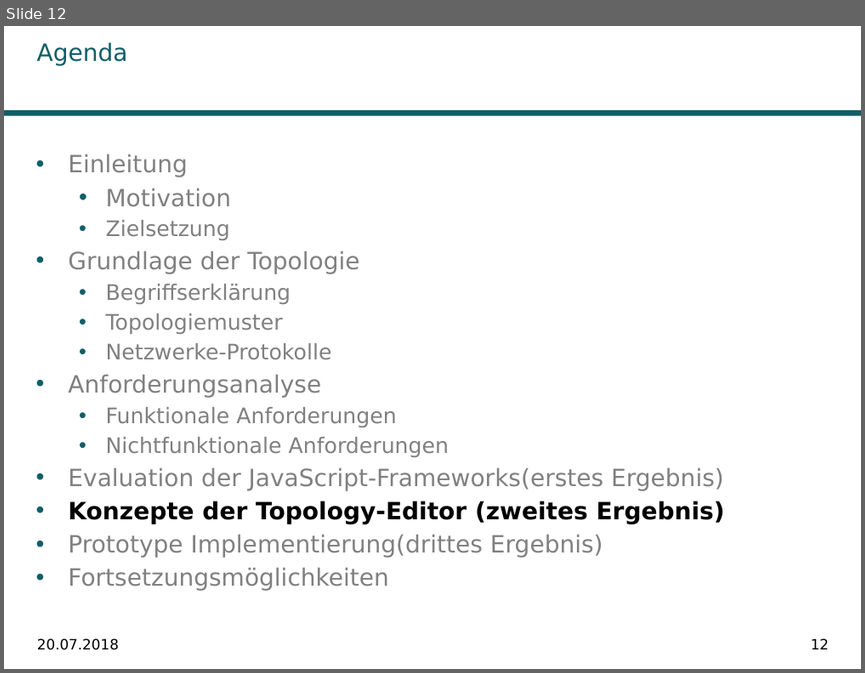
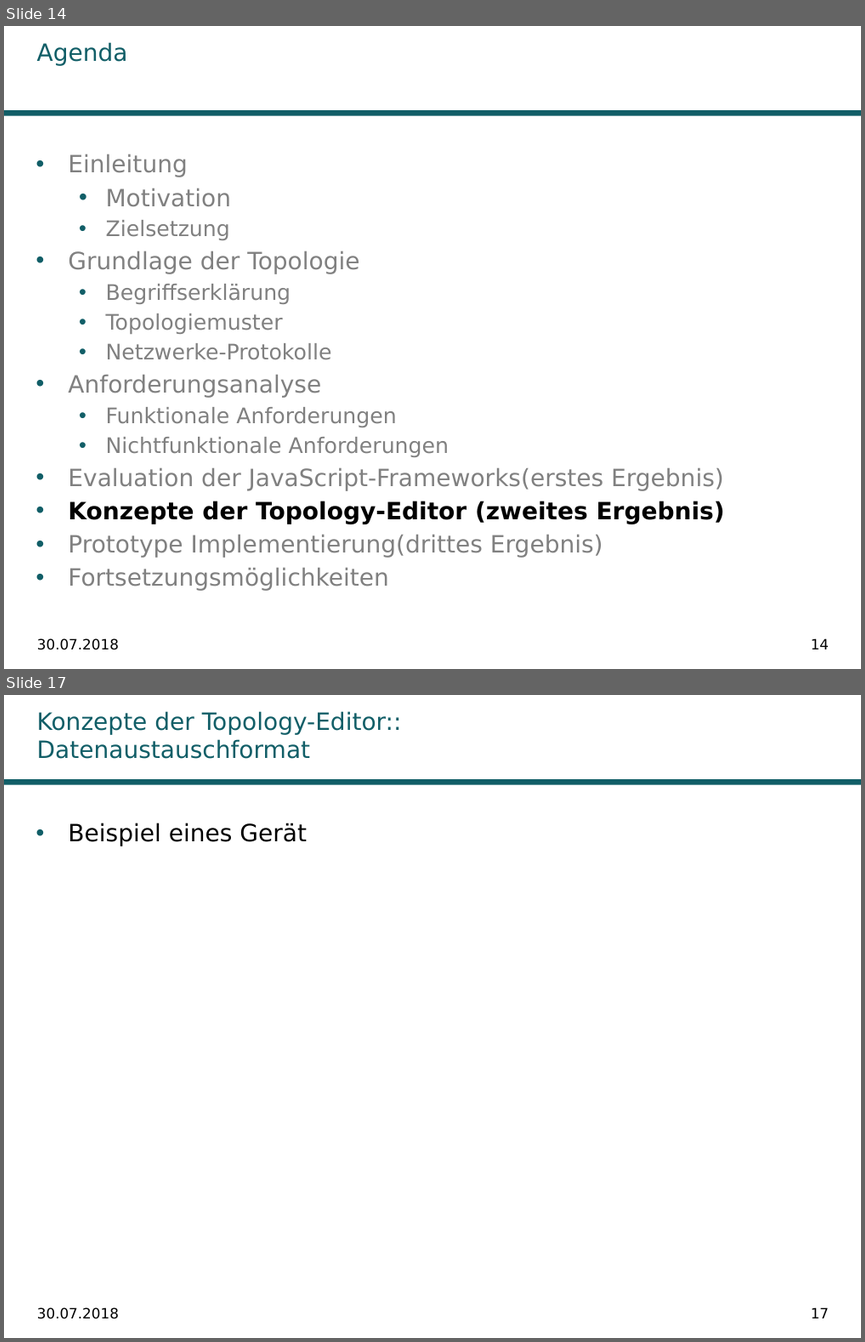
Before and after one commit to Ghislain1/zoe-fb-app, a slide deck: __Master-Abschlussarbeit.pptx. Shown one above the other, each under a label of ours: slide 12 before the commit, slides 14 and 17 after it; the slides between them are not shown. The pictures are 865x673 and 865x1342 pixels, drawn with LibreOffice and Linux fonts; fonts in the diff are those of the drawing; background and template pictures are left out. Boxes give left, top, right and bottom in pixels: in the first picture for what was removed or moved away, otherwise in the second. Text is boxed around its words. In the diff, an @@ line names an element or a change of style, - is before the commit and + after.

```diff
--- a/__Master-Abschlussarbeit.pptx
+++ b/__Master-Abschlussarbeit.pptx
@@ slide 17 added at [4, 695, 861, 1338], background #FFFFFF; not listed: 1 template element that a slide beside it also shows @@
@@ title added at [37, 711, 402, 759], 20 pt, text #115E67 @@
+Konzepte der Topology-Editor:: Datenaustauschformat
@@ text added at [68, 823, 307, 846], 20 pt, text #000000 @@
+• Beispiel eines Gerät
@@ text added at [37, 1307, 119, 1319], 12 pt, text #000000 @@
+30.07.2018
@@ page number added at [811, 1307, 828, 1318], 12 pt, text #000000 @@
+17
@@ what was slide 12 is now slide 14 @@
@@ slide 14 changed as well @@
@@ text at [37, 638, 119, 650]: text changed @@
-20.07.2018
+30.07.2018
@@ page number at [811, 638, 828, 649]: text changed @@
-12
+14
```
Also in this commit, not shown: 14 other slides changed, 5 other slides added, 3 other files.
